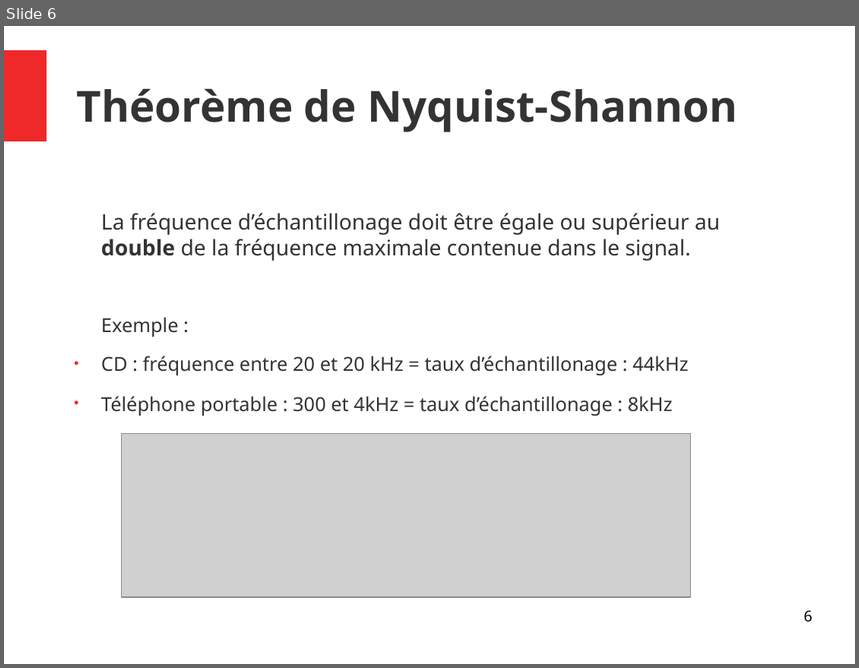
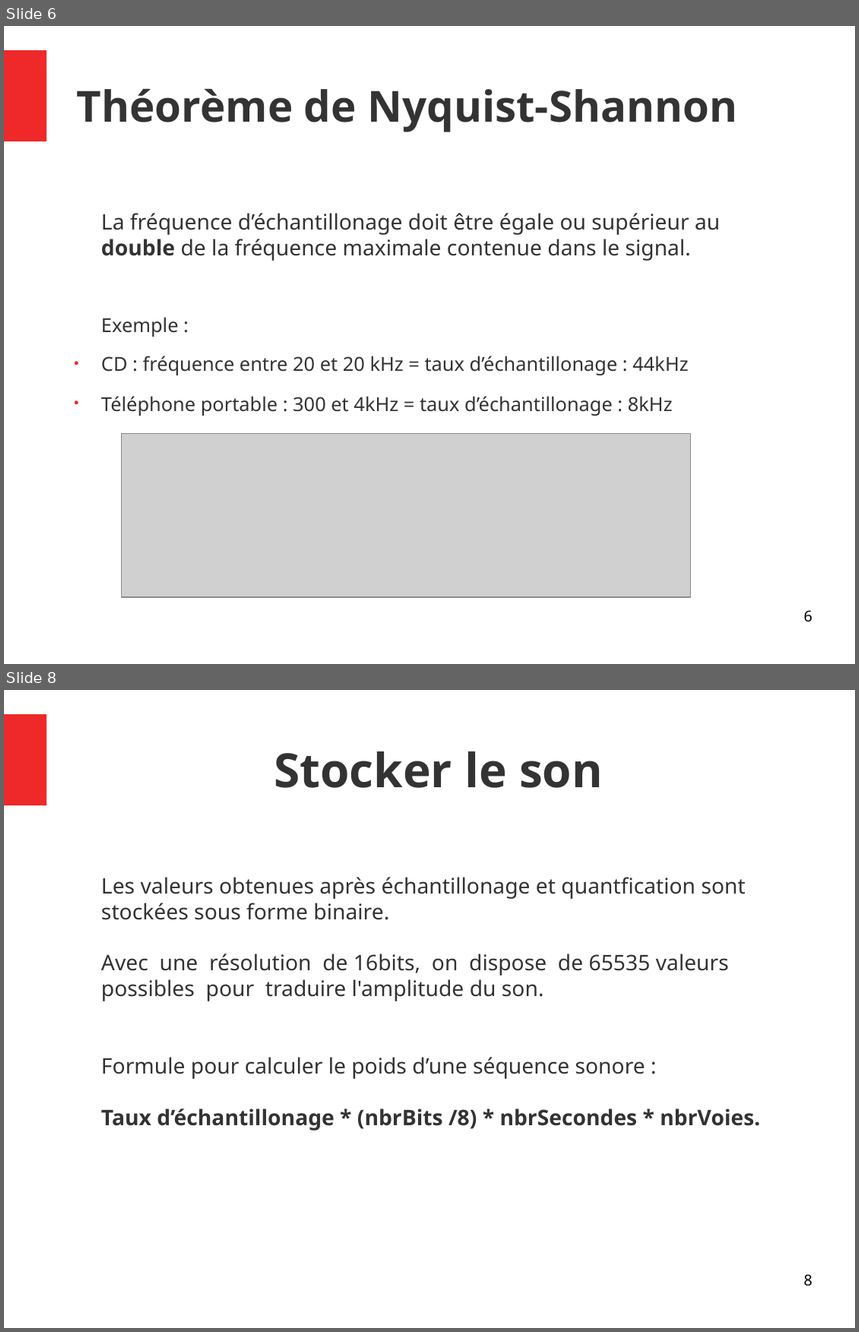
Before and after one commit to JenniferMiral/Compression-ZIP, a slide deck: Images&Sons.odp. Shown one above the other, each under a label of ours: slide 6 before the commit, slides 6 and 8 after it; the slides between them are not shown. The pictures are 859x668 and 859x1332 pixels, drawn with LibreOffice and Linux fonts; fonts in the diff are those of the drawing; grey boxes stand for pictures. Boxes give left, top, right and bottom in pixels: in the first picture for what was removed or moved away, otherwise in the second. Text is boxed around its words. In the diff, an @@ line names an element or a change of style, - is before the commit and + after.

```diff
--- a/Images&Sons.odp
+++ b/Images&Sons.odp
@@ slide 8 added at [4,690,855,1328], background #FFFFFF; not listed: 1 template element that a slide beside it also shows @@
@@ title added at [274,752,603,788], 44 pt, text #333333, bold @@
+Stocker le son
@@ text added at [101,877,760,1131], 20 pt, text #333333 @@
+Les valeurs obtenues après échantillonage et quantfication sont stockées sous forme binaire.
+Avec une résolution de 16bits, on dispose de 65535 valeurs possibles pour traduire l'amplitude du son.
+Formule pour calculer le poids d’une séquence sonore :
+Taux d’échantillonage * (nbrBits /8) * nbrSecondes * nbrVoies.
@@ page number added at [804,1274,813,1287], 14 pt, text #000000 @@
+8
```
Also in this commit, not shown: 1 slide changed, 1 other slide added.
